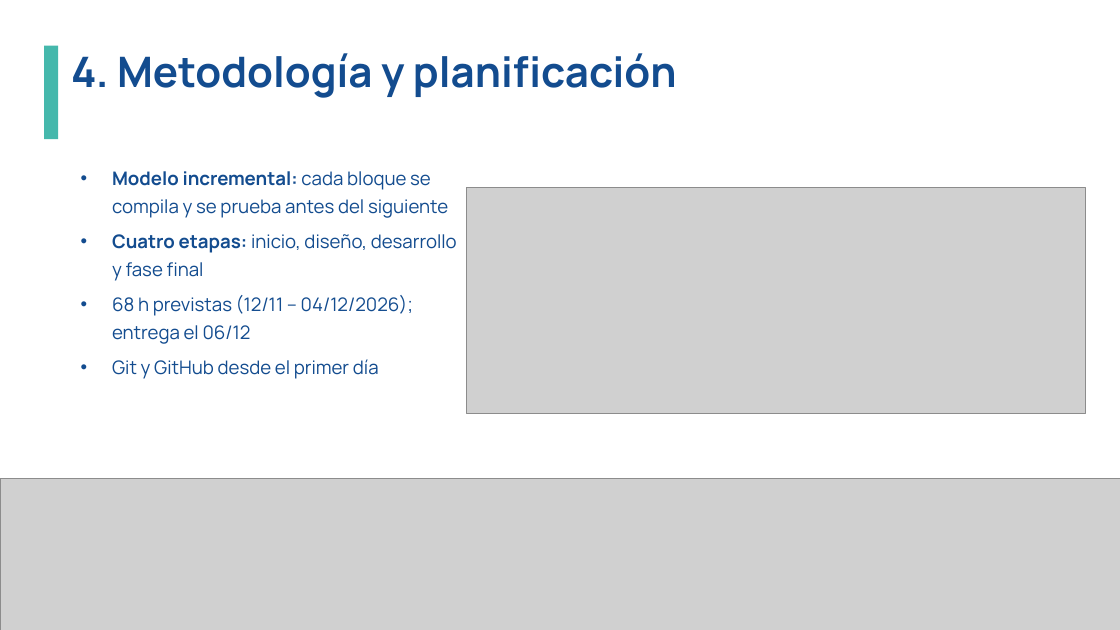
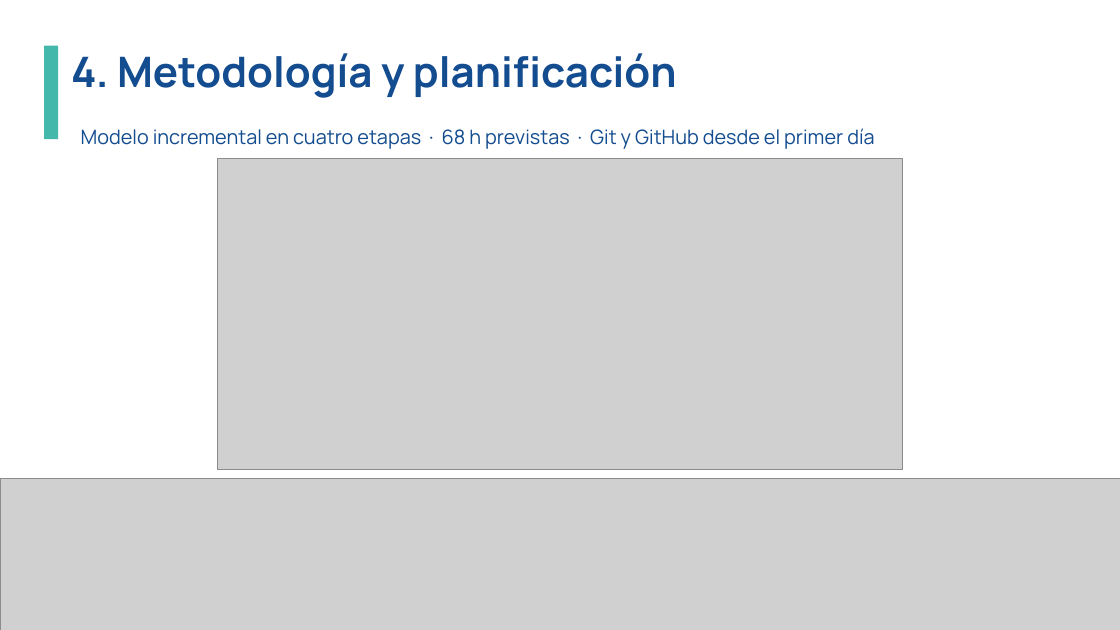
Before and after one commit to LilShaolin/AutoCuida, a slide deck: slide 8 of presentacion/AutoCuida_Presentacion.pptx. Drawn at 1120x630 pixels with LibreOffice and Linux fonts; fonts in the diff are those of the drawing; grey boxes stand for pictures; background and template pictures are left out. Boxes give left, top, right and bottom in pixels: in the first picture for what was removed or moved away, otherwise in the second. Text is boxed around its words. In the diff, an @@ line names an element or a change of style, - is before the commit and + after.

Commit message:
Actualizar la documentación a la versión 1.0.1
- Trabajo escrito: figuras y diagramas a mayor resolución, citas APA de todas las referencias, recuentos de pruebas y diario de la revisión final.
- Presentación: diapositivas de diseño, planificación, tecnologías y agradecimientos rediseñadas.
- Manuales regenerados, README, matriz de requisitos y bibliografía actualizados.
- Reorganización de la carpeta de documentación.

```diff
--- a/presentacion/AutoCuida_Presentacion.pptx
+++ b/presentacion/AutoCuida_Presentacion.pptx
@@ text at (81, 128, 874, 149): text changed; size 16 to 17 pt @@
-• Modelo incremental: cada bloque se compila y se prueba antes del siguiente
-• Cuatro etapas: inicio, diseño, desarrollo y fase final
-• 68 h previstas (12/11 – 04/12/2026); entrega el 06/12
-• Git y GitHub desde el primer día
+Modelo incremental en cuatro etapas · 68 h previstas · Git y GitHub desde el primer día
@@ picture: place and size @@
-picture at (467, 187, 1086, 414)
+picture at (217, 159, 902, 469)
```
Also in this commit, not shown: 5 other slides changed, 21 other files.
